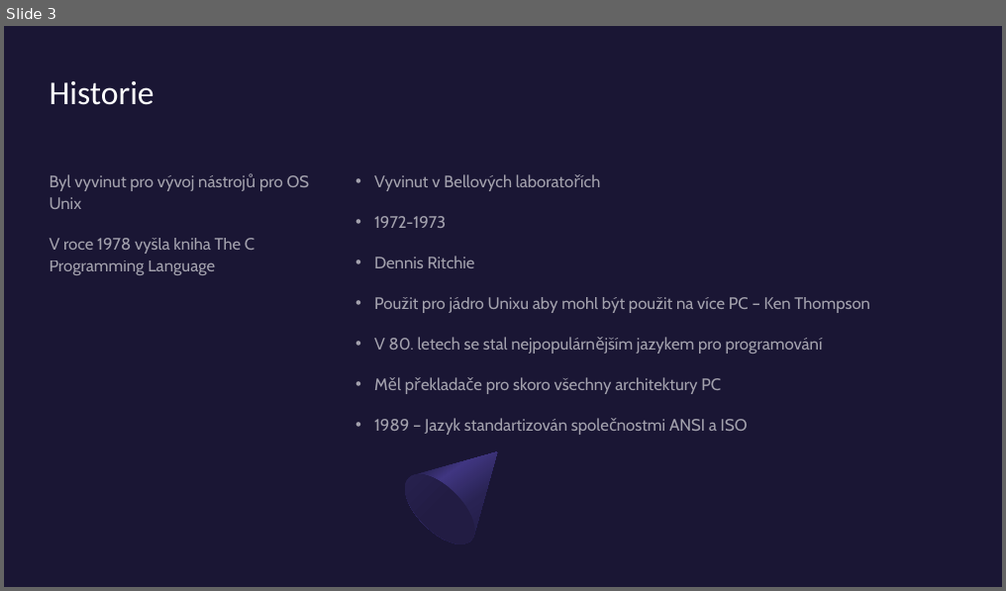
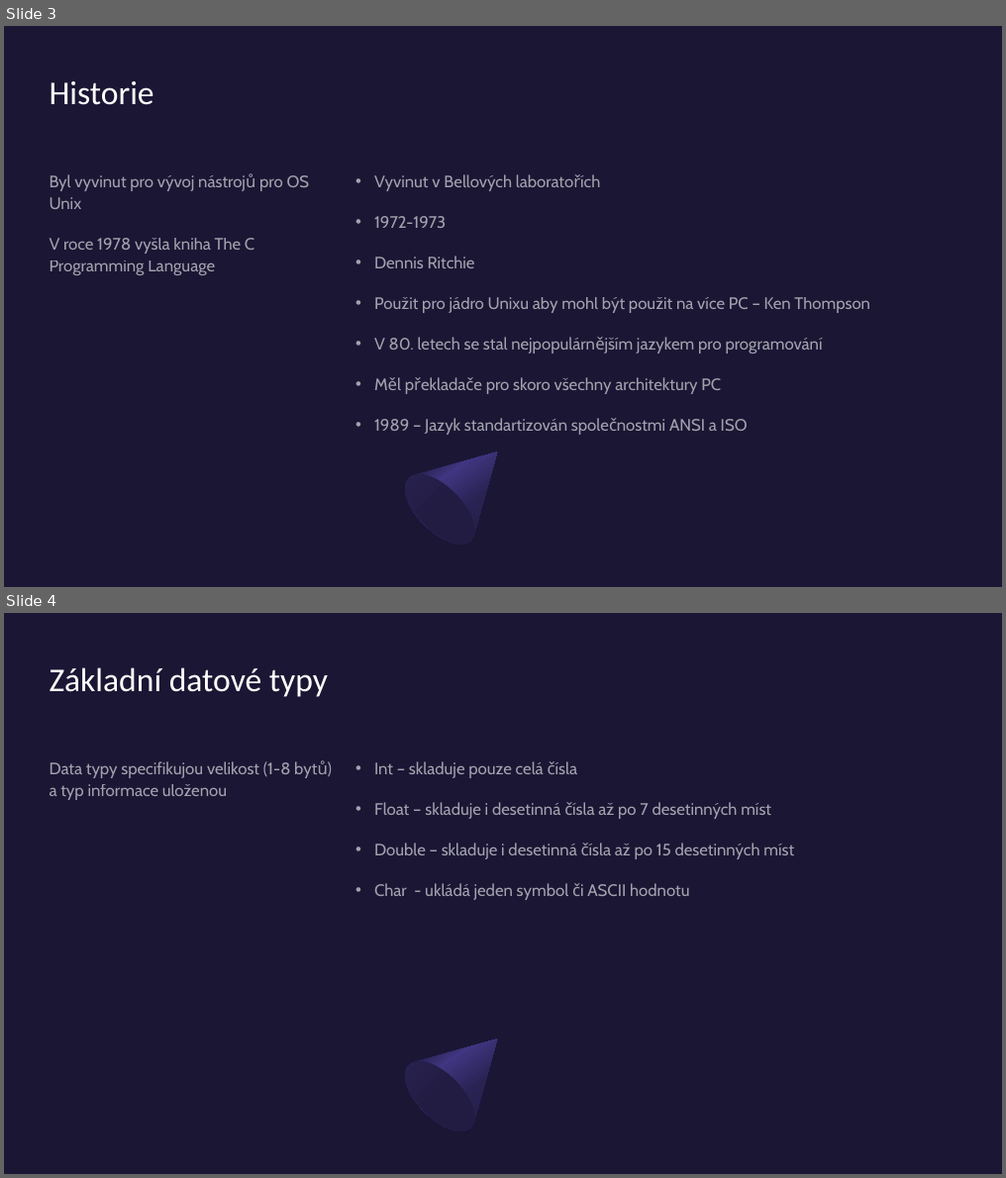
Before and after one commit to KokosHraje/C-VDAPrezentace, a slide deck: Programovací-jazyk-C.pptx. Shown one above the other, each under a label of ours: slide 3 before the commit, slides 3 and 4 after it. The pictures are 1006x591 and 1006x1178 pixels, drawn with LibreOffice and Linux fonts; fonts in the diff are those of the drawing. Boxes give left, top, right and bottom in pixels: in the first picture for what was removed or moved away, otherwise in the second. Text is boxed around its words. In the diff, an @@ line names an element or a change of style, - is before the commit and + after.

```diff
--- a/Programovací-jazyk-C.pptx
+++ b/Programovací-jazyk-C.pptx
@@ slide 4 added at bbox=[4, 613, 1002, 1174], background #1A1634; not listed: 2 template elements that a slide beside it also shows @@
@@ title added at bbox=[50, 667, 328, 697], 32 pt, text #FFFFFF @@
+Základní datové typy
@@ text added at bbox=[50, 761, 291, 800], 16 pt, text #FFFFFF at 60% opacity @@
+Data typy specifikujou velikost (1-8 bytů) a typ informace uloženou
@@ text added at bbox=[374, 761, 794, 900], 16 pt, text #FFFFFF at 60% opacity @@
+• Int – skladuje pouze celá čísla
+• Float – skladuje i desetinná čísla až po 7 desetinných míst
+• Double – skladuje i desetinná čísla až po 15 desetinných míst
+• Char - ukládá jeden symbol či ASCII hodnotu
```
Also in this commit, not shown: 2 other slides added.
